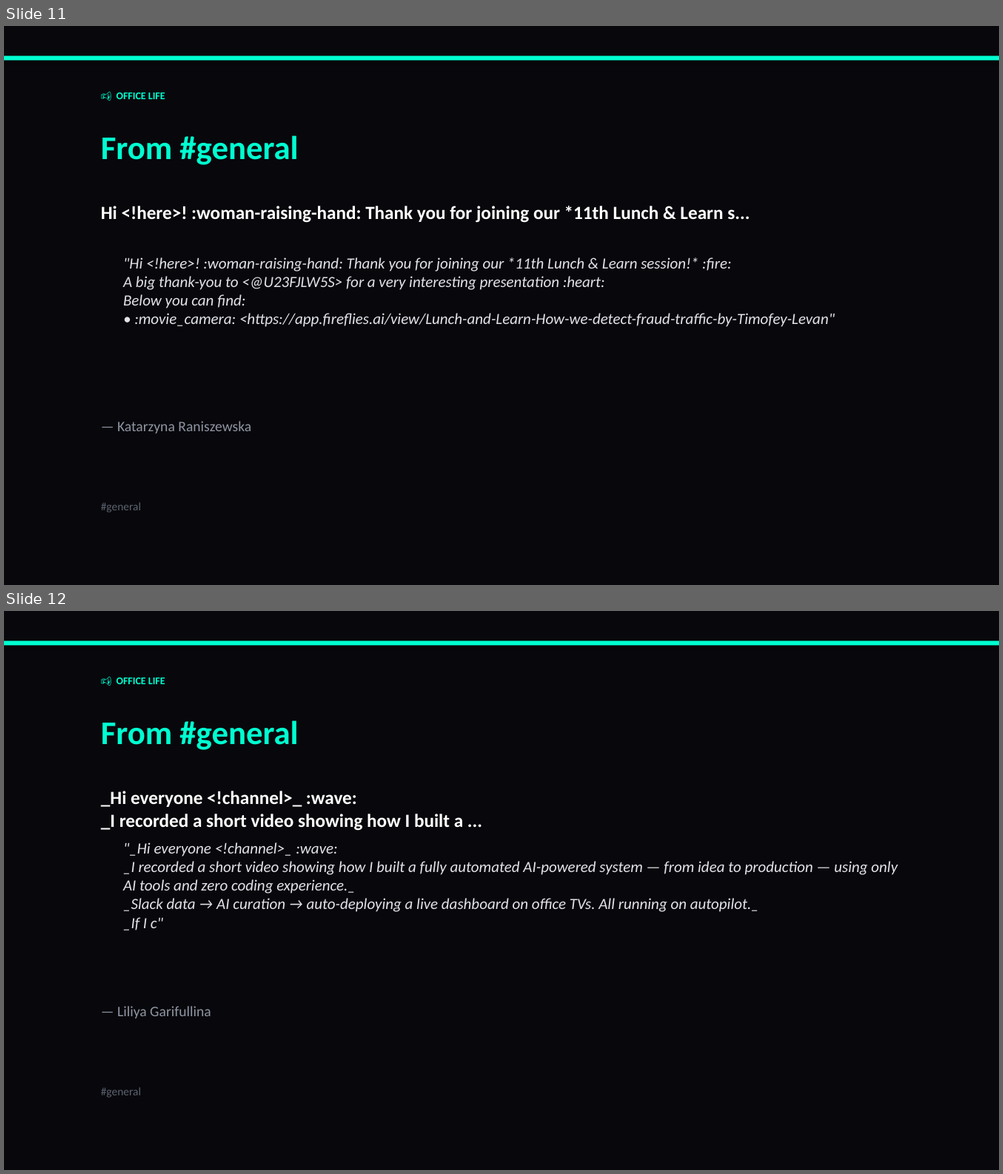
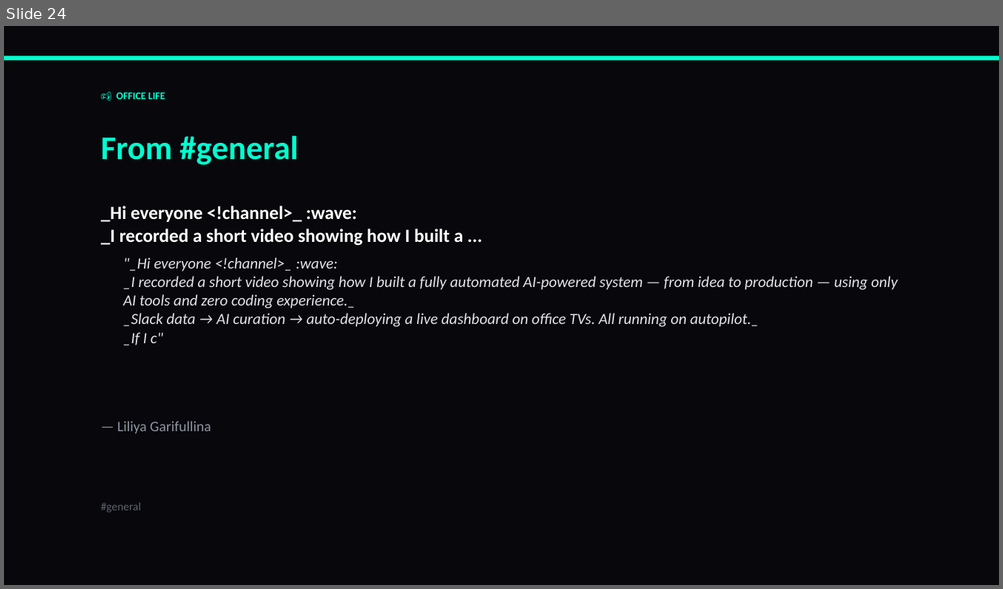
Before and after one commit to liliyagarifullina-maker/appodeal-pulse, a slide deck: data/archive/pulse_2026-03-13.pptx. Shown one above the other, each under a label of ours: slides 11 and 12 before the commit, slide 24 after it. The pictures are 1003x1174 and 1003x589 pixels, drawn with LibreOffice and Linux fonts; fonts in the diff are those of the drawing. Boxes give left, top, right and bottom in pixels: in the first picture for what was removed or moved away, otherwise in the second. Text is boxed around its words. In the diff, an @@ line names an element or a change of style, - is before the commit and + after.

```diff
--- a/data/archive/pulse_2026-03-13.pptx
+++ b/data/archive/pulse_2026-03-13.pptx
@@ slide 11 removed at (4,26,999,585), background #08080C @@
@@ rectangle removed at (4,56,999,60) @@
@@ text removed at (116,93,165,99) @@
-📢 OFFICE LIFE
@@ text removed at (101,136,298,165) @@
-From #general
@@ text removed at (101,206,749,223) @@
-Hi <!here>! :woman-raising-hand: Thank you for joining our *11th Lunch & Learn s...
@@ text removed at (123,258,834,327) @@
-"Hi <!here>! :woman-raising-hand: Thank you for joining our *11th Lunch & Learn session!* :fire:
-A big thank-you to <@U23FJLW5S> for a very interesting presentation :heart:
-Below you can find:
-• :movie_camera: <https://app.fireflies.ai/view/Lunch-and-Learn-How-we-detect-fraud-traffic-by-Timofey-Levan"
@@ text removed at (117,421,251,434) @@
-— Katarzyna Raniszewska
@@ text removed at (101,503,141,513) @@
-#general
@@ what was slide 12 is now slide 24 @@
```
Also in this commit, not shown: 14 slides added, 2 other files.
